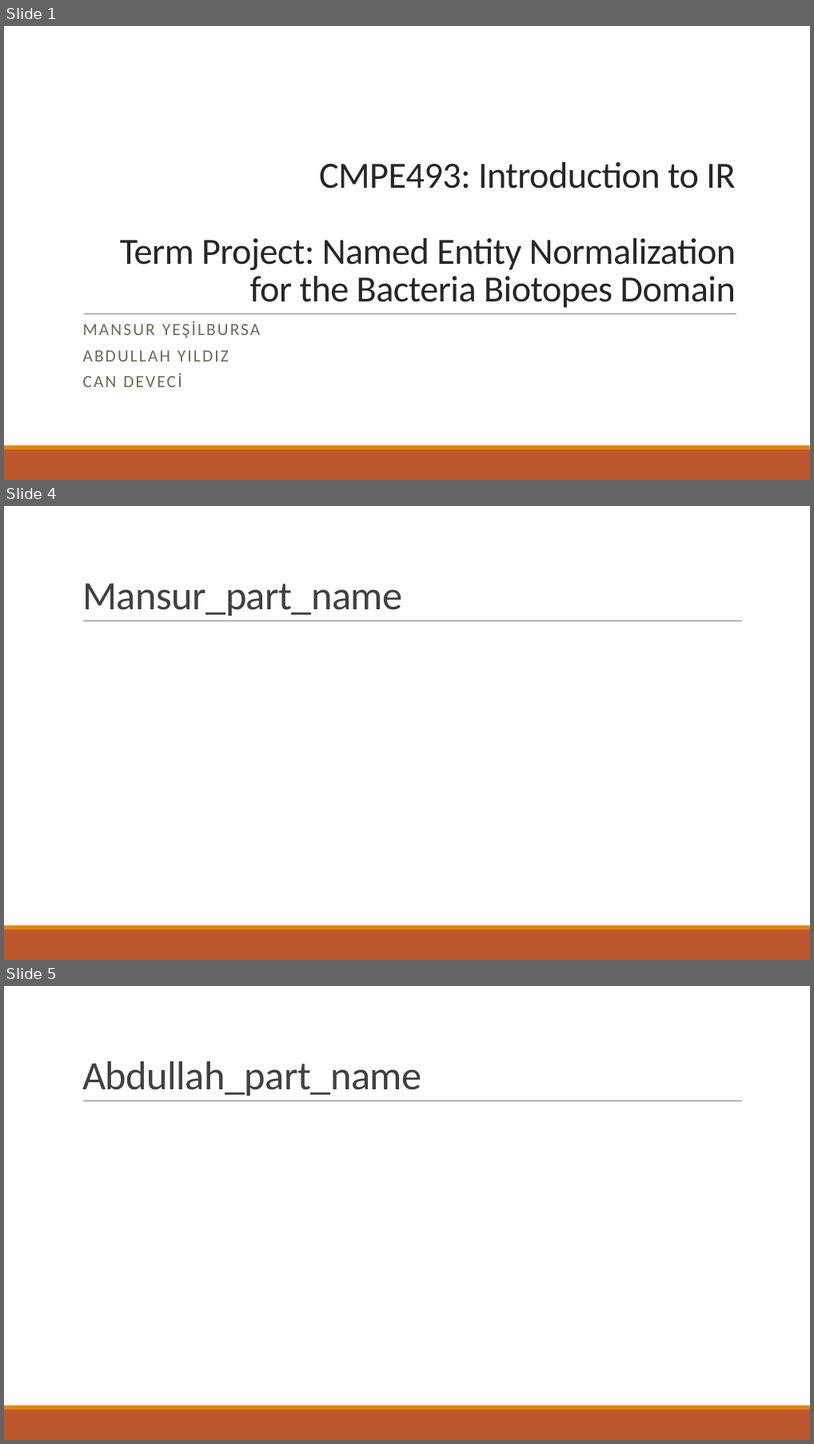
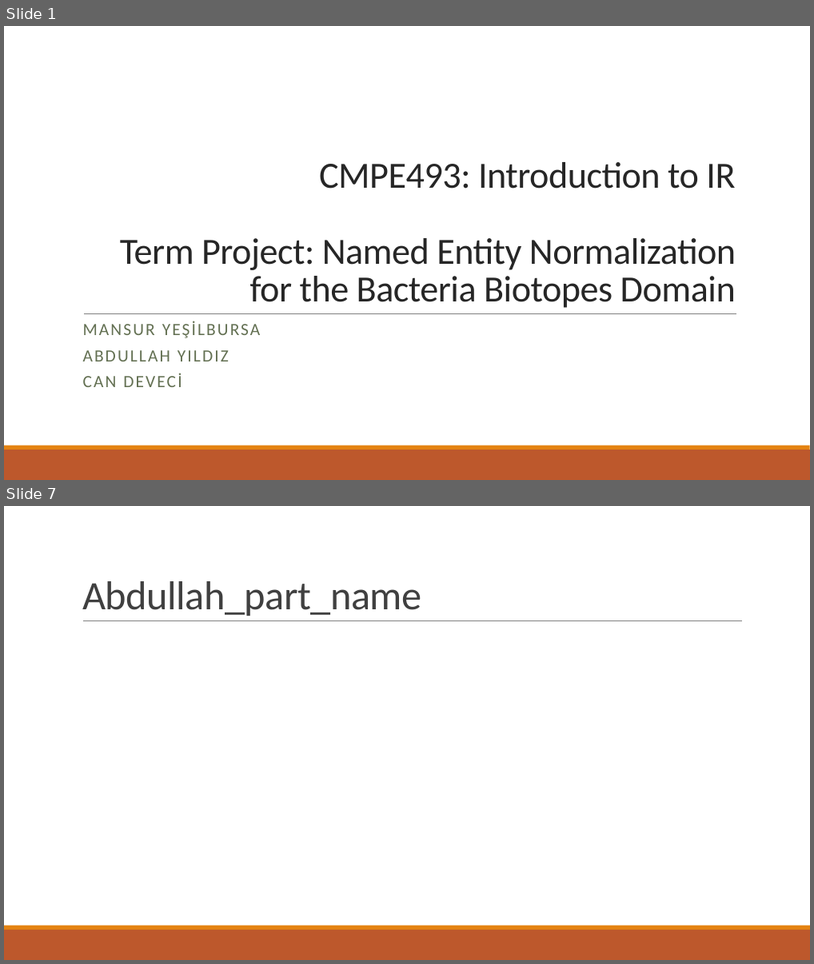
Before and after one commit to abdullahyldz/Cmpe493TermProject, a slide deck: Slides/Mansur Yeşilbursa.pptx. Shown one above the other, each under a label of ours: slides 1, 4 and 5 before the commit, slides 1 and 7 after it; the slides between them are not shown. The pictures are 814x1444 and 814x964 pixels, drawn with LibreOffice and Linux fonts; fonts in the diff are those of the drawing. Boxes give left, top, right and bottom in pixels: in the first picture for what was removed or moved away, otherwise in the second. Text is boxed around its words. In the diff, an @@ line names an element or a change of style, - is before the commit and + after.

```diff
--- a/Slides/Mansur Yeşilbursa.pptx
+++ b/Slides/Mansur Yeşilbursa.pptx
@@ slide 4 removed at box(4, 506, 810, 960), background #FFFFFF; not listed: 3 template elements that a slide beside it also shows @@
@@ title removed at box(82, 583, 402, 616) @@
-Mansur_part_name
@@ what was slide 5 is now slide 7 @@
```
Also in this commit, not shown: 2 slides changed, 4 slides added, 3 other files.
